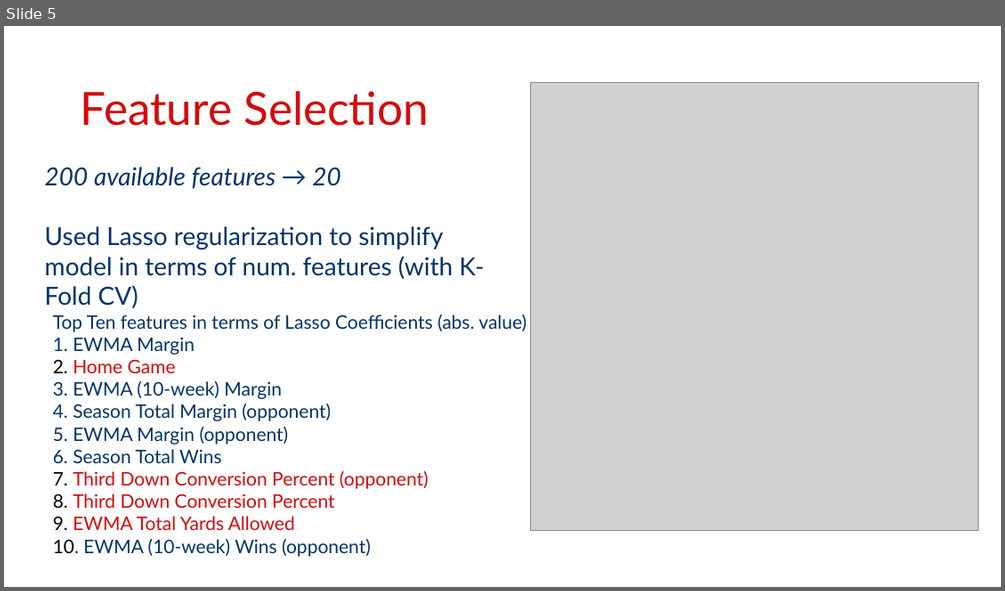
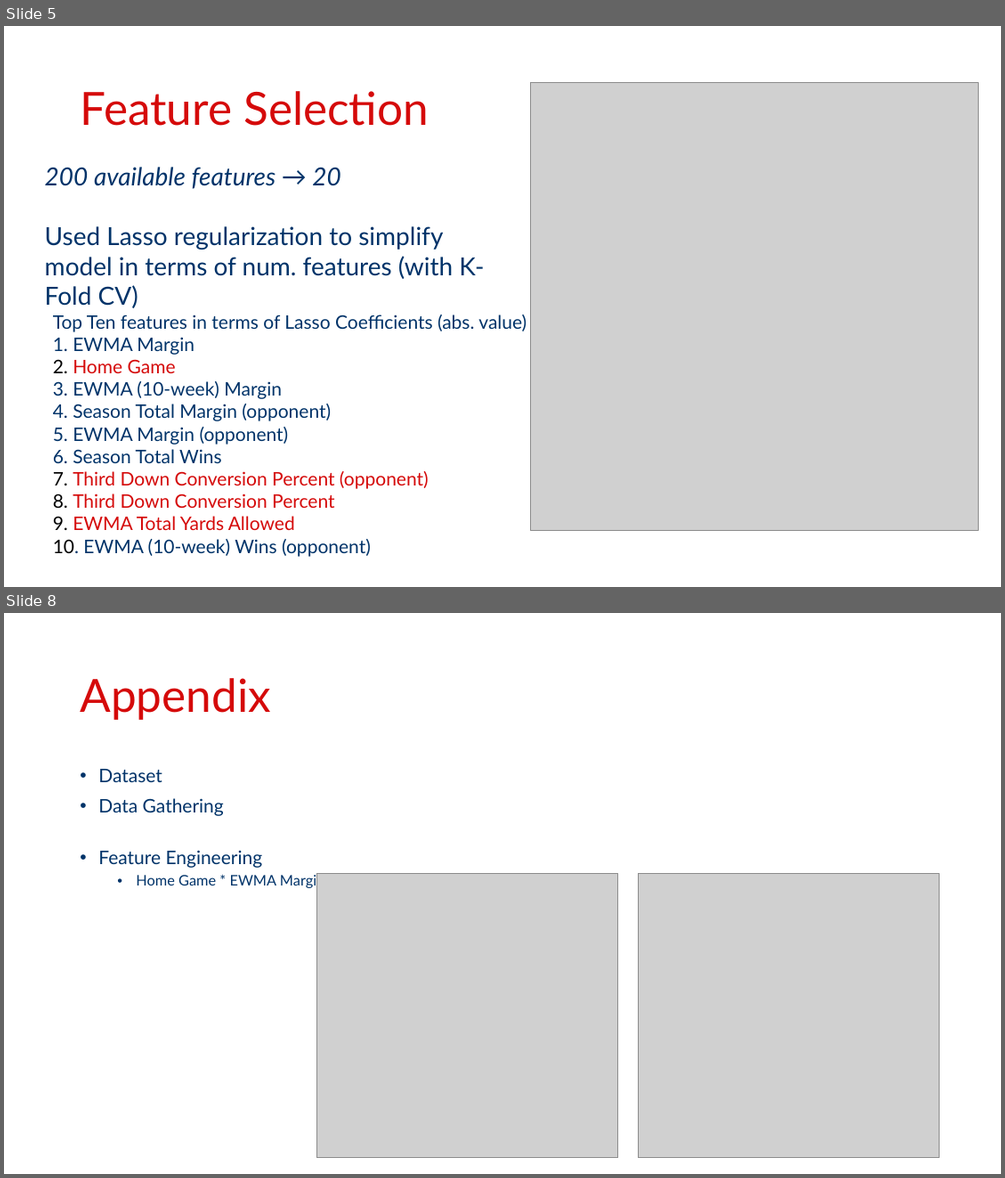
Before and after one commit to edubu2/metis-project2, a slide deck: NFL_Linear_Regression.pptx.pptx. Shown one above the other, each under a label of ours: slide 5 before the commit, slides 5 and 8 after it; the slides between them are not shown. The pictures are 1005x591 and 1005x1178 pixels, drawn with LibreOffice and Linux fonts; fonts in the diff are those of the drawing; grey boxes stand for pictures. Boxes give left, top, right and bottom in pixels: in the first picture for what was removed or moved away, otherwise in the second. Text is boxed around its words. In the diff, an @@ line names an element or a change of style, - is before the commit and + after.

```diff
--- a/NFL_Linear_Regression.pptx.pptx
+++ b/NFL_Linear_Regression.pptx.pptx
@@ slide 8 added at <box>4,613,1001,1174</box>, background #FFFFFF @@
@@ title added at <box>80,678,270,720</box>, 44 pt, text #D50A0A @@
+Appendix
@@ text added at <box>98,769,324,890</box>, 18 pt, text #013369 @@
+• Dataset
+• Data Gathering
+• Feature Engineering
+  • Home Game * EWMA Margin
@@ picture added at <box>316,873,618,1158</box> @@
@@ picture added at <box>638,873,939,1158</box> @@
```
Also in this commit, not shown: 3 slides changed, 4 other files.
